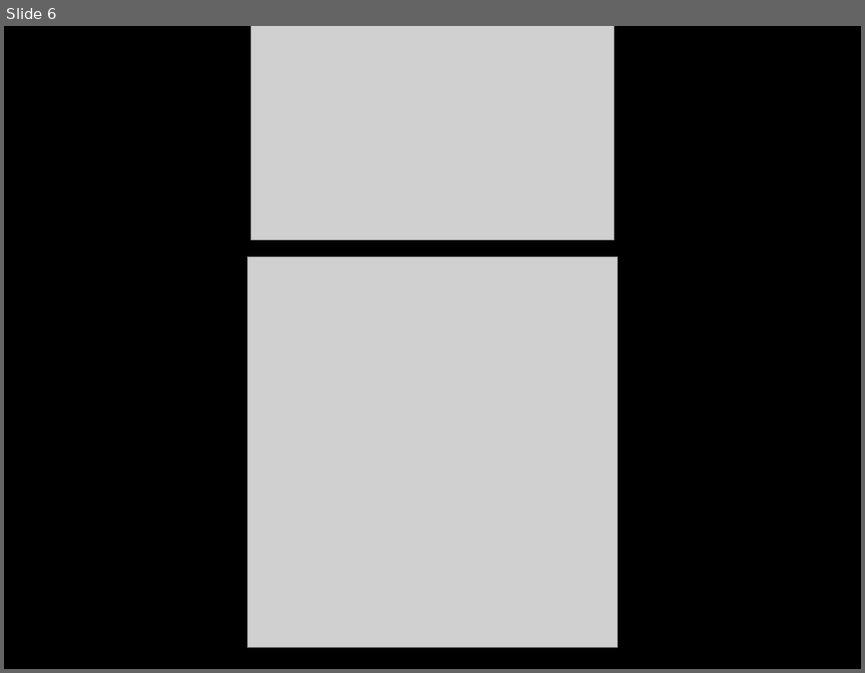
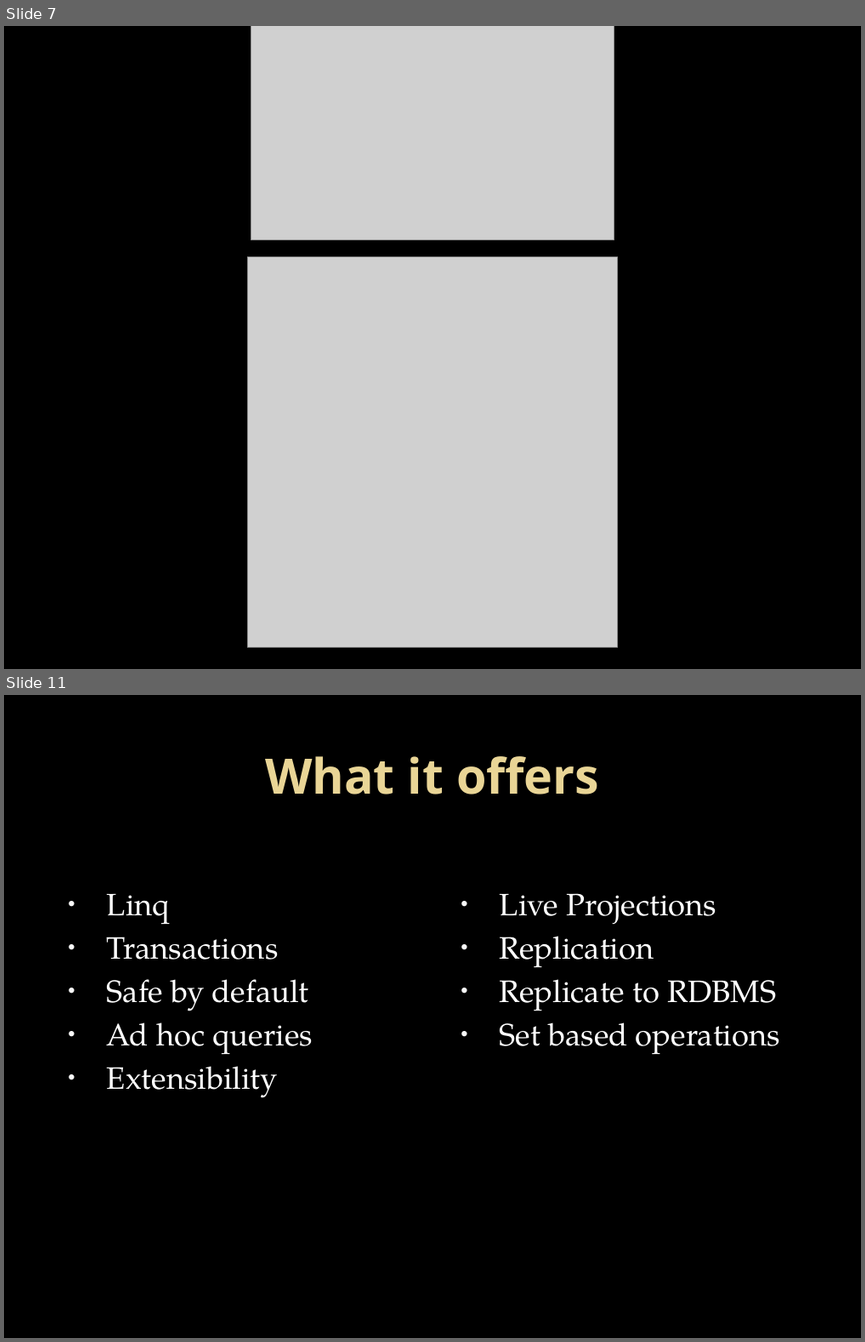
Before and after one commit to justinsoliz/ravendb_nancyfx_presentation, a slide deck: raven_nancy_slides.pptx. Shown one above the other, each under a label of ours: slide 6 before the commit, slides 7 and 11 after it; the slides between them are not shown. The pictures are 865x673 and 865x1342 pixels, drawn with LibreOffice and Linux fonts; fonts in the diff are those of the drawing; grey boxes stand for pictures; background and template pictures are left out. Boxes give left, top, right and bottom in pixels: in the first picture for what was removed or moved away, otherwise in the second. Text is boxed around its words. In the diff, an @@ line names an element or a change of style, - is before the commit and + after.

```diff
--- a/raven_nancy_slides.pptx
+++ b/raven_nancy_slides.pptx
@@ slide 11 added at (4, 695, 861, 1338), background picture (left out) @@
@@ title added at (265, 756, 599, 794), 41 pt, text gradient #EAD696 to #E7D081, bold @@
+What it offers
@@ text added at (107, 894, 313, 1098), 26 pt, text #FFFFFF @@
+• Linq
+• Transactions
+• Safe by default
+• Ad hoc queries
+• Extensibility
@@ text added at (500, 893, 780, 1055), 26 pt, text #FFFFFF @@
+• Live Projections
+• Replication
+• Replicate to RDBMS
+• Set based operations
@@ what was slide 6 is now slide 7 @@
```
Also in this commit, not shown: 1 slide changed, 10 other slides added.
